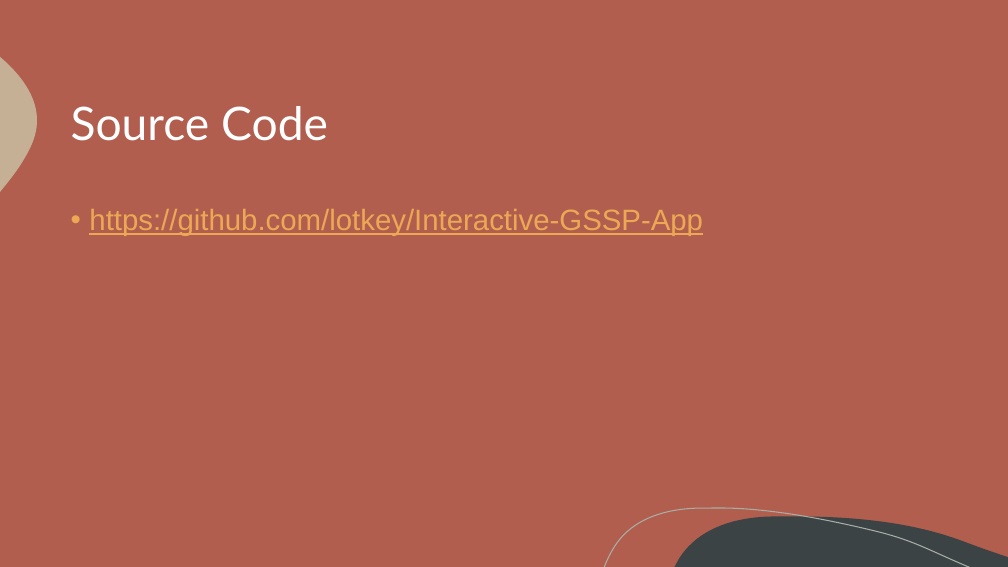
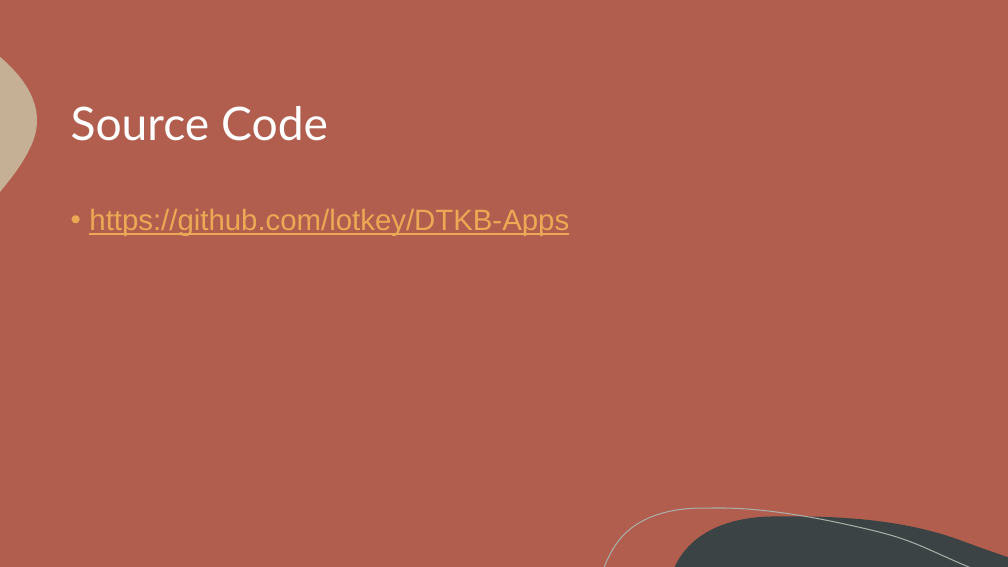
Before and after one commit to lotkey/DTKB-Apps, a slide deck: slide 20 of Interactive GSSP App/documentation/PowerPoint.pptx. Drawn at 1008x567 pixels with LibreOffice and Linux fonts; fonts in the diff are those of the drawing. Boxes give left, top, right and bottom in pixels: in the first picture for what was removed or moved away, otherwise in the second. Text is boxed around its words. In the diff, an @@ line names an element or a change of style, - is before the commit and + after.

```diff
--- a/Interactive GSSP App/documentation/PowerPoint.pptx
+++ b/Interactive GSSP App/documentation/PowerPoint.pptx
@@ text at bbox=[89, 209, 569, 236]: text changed @@
-• https://github.com/lotkey/Interactive-GSSP-App
+• https://github.com/lotkey/DTKB-Apps
```
Also in this commit, not shown: 1 other file.
